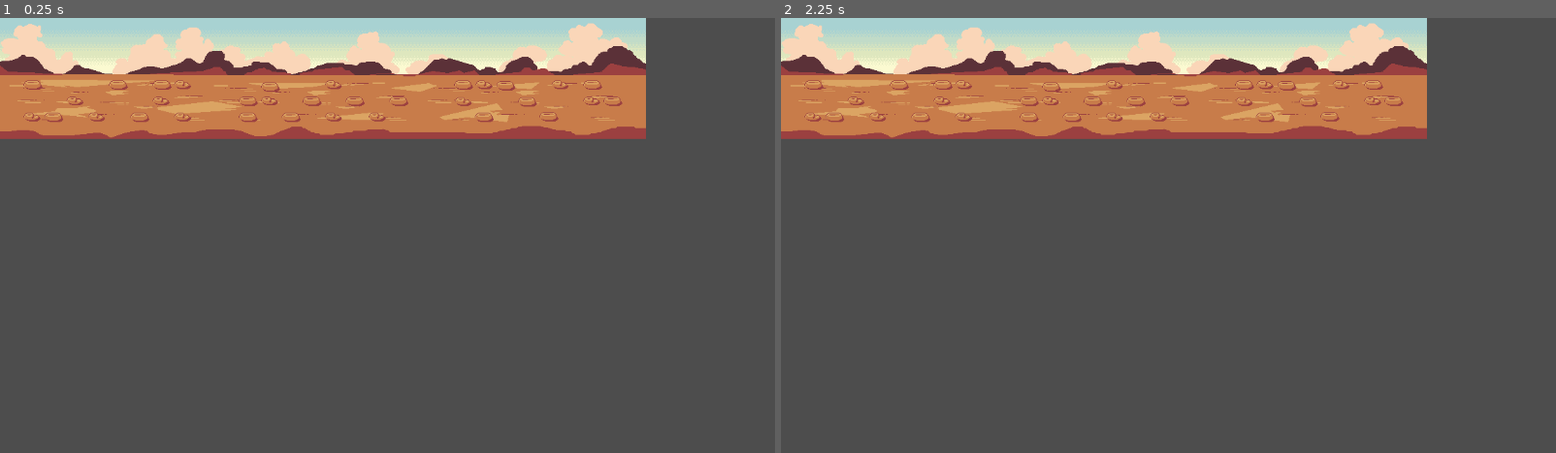
Above: before the commit, frames 1-2 (left to right).
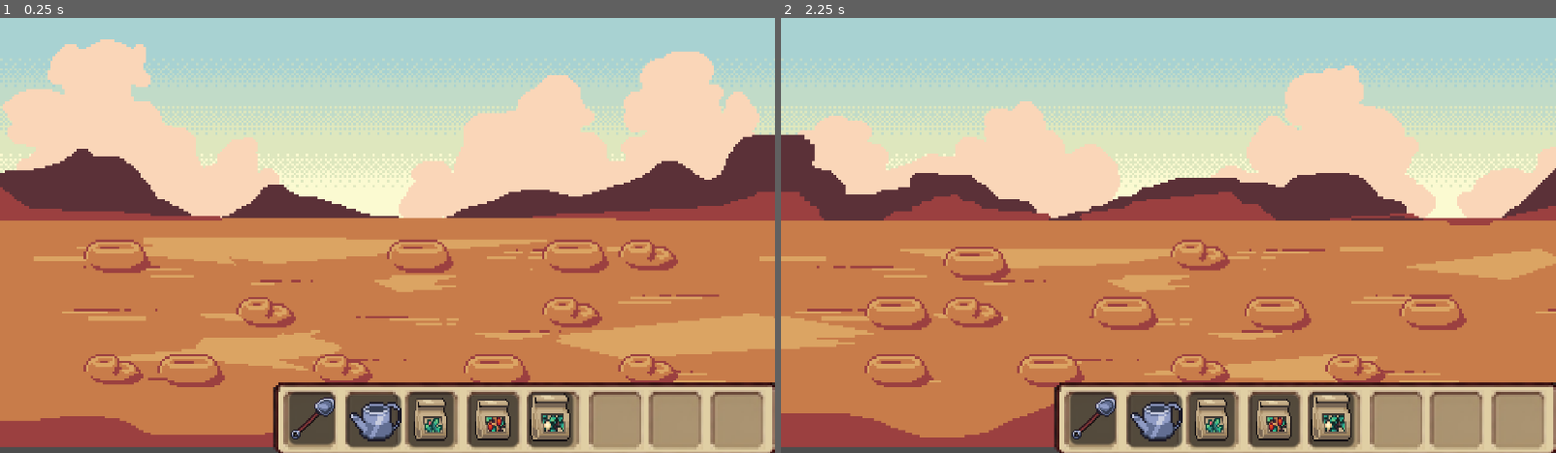
Above: after the commit, the same moments.

Repository: lawabognakenzakinane/Usyd-Game-design-2026
Game: Godot game, scene res://game.tscn
The game is run twice, just before and just after one commit, with the same random seed, the same clock (stepped at 60 frames per second) and the same inputs. Before the commit the project starts from res://map.tscn.
Inputs (mouse positions are in pixels of both pictures, inside the frame that each line leads up to):
- Up to frame 1 (0.25 s): no input
- Up to frame 2 (2.25 s): tap Enter at 0.5, 2 s; move the mouse to (1339, 213) at 0.52 s; press the mouse at (1339, 213) at 0.53 s; hold Right (ui_right) 0.53-1.28 s; tap Space at 1.25 s; move the mouse to (1013, 257) at 1.27 s; release the mouse at (1013, 257) at 1.28 s; hold Left (ui_left) 1.28-2.03 s; click (1013, 257) at 1.35 s; move the mouse to (1246, 139) at 2.02 s; press the mouse at (1246, 139) at 2.03 s; hold Right (ui_right) from 2.03 s (still down)

The runs differ from the first frame. In frame 1, 94% of the frame differs, in the area x 0-100%, y 0-100%; in frame 2, 95%.

Commit message:
Run & boot splash update

Diff:
--- a/game_jam/project.godot
+++ b/game_jam/project.godot
@@ -11,8 +11,9 @@
 [application]
 
 config/name="Game Jam"
-run/main_scene="uid://ulyv6hidtvnj"
+run/main_scene="uid://b0v8iryu7kv4r"
 config/features=PackedStringArray("4.7", "Forward Plus")
+boot_splash/image="uid://bufkr8w3l0d7g"
 config/icon="res://icon.svg"
 
 [input]
